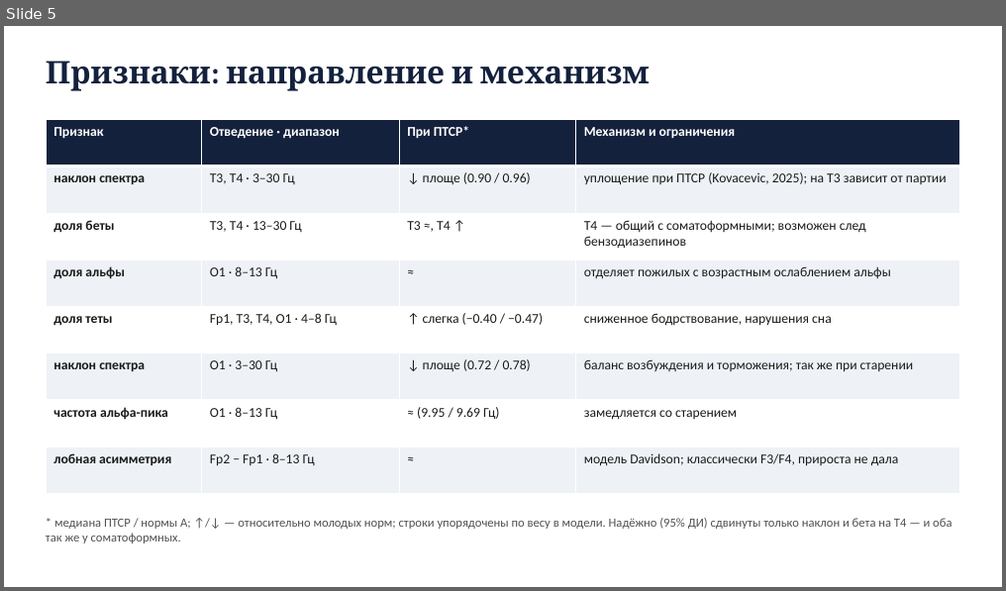
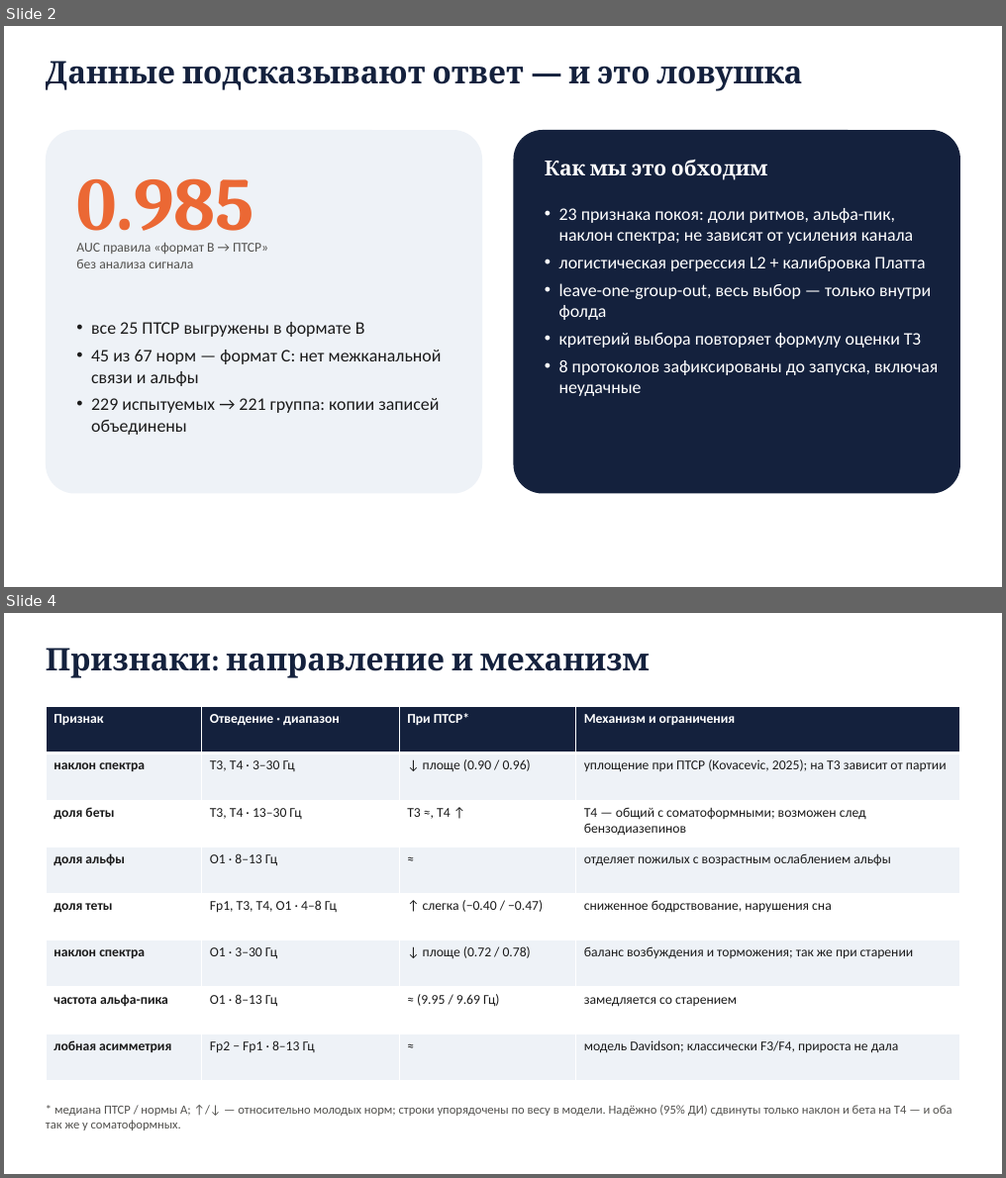
Before and after one commit to igor688-hub/neurodiagnosis-eeg, a slide deck: report/presentation.pptx. Shown one above the other, each under a label of ours: slide 5 before the commit, slides 2 and 4 after it; the slides between them are not shown. The pictures are 1006x591 and 1006x1178 pixels, drawn with LibreOffice and Linux fonts; fonts in the diff are those of the drawing. Boxes give left, top, right and bottom in pixels: in the first picture for what was removed or moved away, otherwise in the second. Text is boxed around its words. In the diff, an @@ line names an element or a change of style, - is before the commit and + after.

```diff
--- a/report/presentation.pptx
+++ b/report/presentation.pptx
@@ slide 2 added at box(4, 26, 1002, 587), background #FFFFFF @@
@@ text added at box(46, 61, 802, 91), 30 pt, text #14213D, bold @@
+Данные подсказывают ответ — и это ловушка
@@ rounded rectangle added at box(46, 130, 482, 494), fill #EEF2F7 @@
@@ rounded rectangle added at box(514, 130, 960, 494), fill #14213D @@
@@ text added at box(545, 160, 768, 180), 20 pt, text #FFFFFF, bold @@
+Как мы это обходим
@@ text added at box(76, 178, 253, 246), 72 pt, text #EB6834, bold @@
+0.985
@@ text added at box(559, 208, 938, 396), 17 pt, text #FFFFFF @@
+• 23 признака покоя: доли ритмов, альфа-пик, наклон спектра; не зависят от усиления канала
+• логистическая регрессия L2 + калибровка Платта
+• leave-one-group-out, весь выбор — только внутри фолда
+• критерий выбора повторяет формулу оценки ТЗ
+• 8 протоколов зафиксированы до запуска, включая неудачные
@@ text added at box(76, 243, 268, 269), 13 pt, text #52514E @@
+AUC правила «формат B → ПТСР»
+без анализа сигнала
@@ text added at box(91, 322, 442, 435), 17 pt, text #1B1B1B @@
+• все 25 ПТСР выгружены в формате B
+• 45 из 67 норм — формат C: нет межканальной связи и альфы
+• 229 испытуемых → 221 группа: копии записей объединены
@@ what was slide 5 is now slide 4 @@
```
Also in this commit, not shown: 4 slides changed, 5 slides removed, 1 other file.
